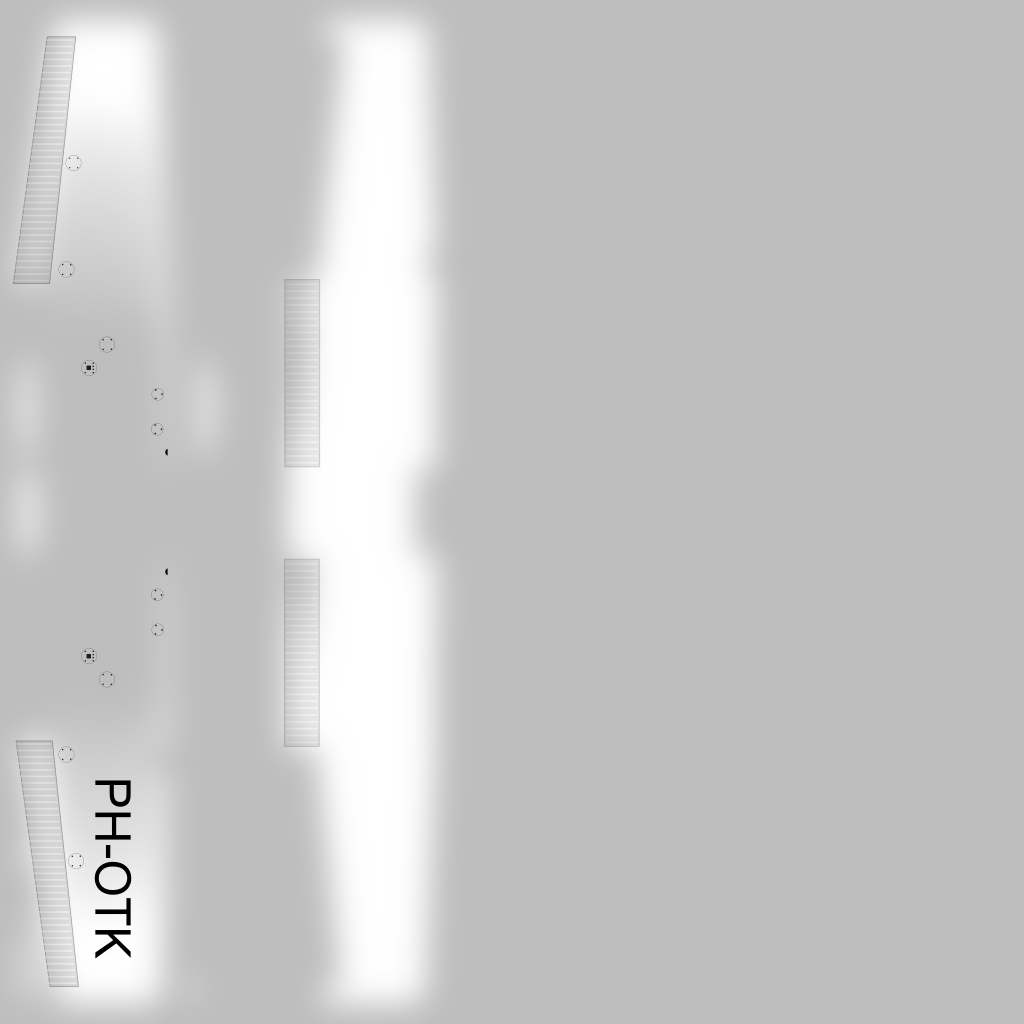
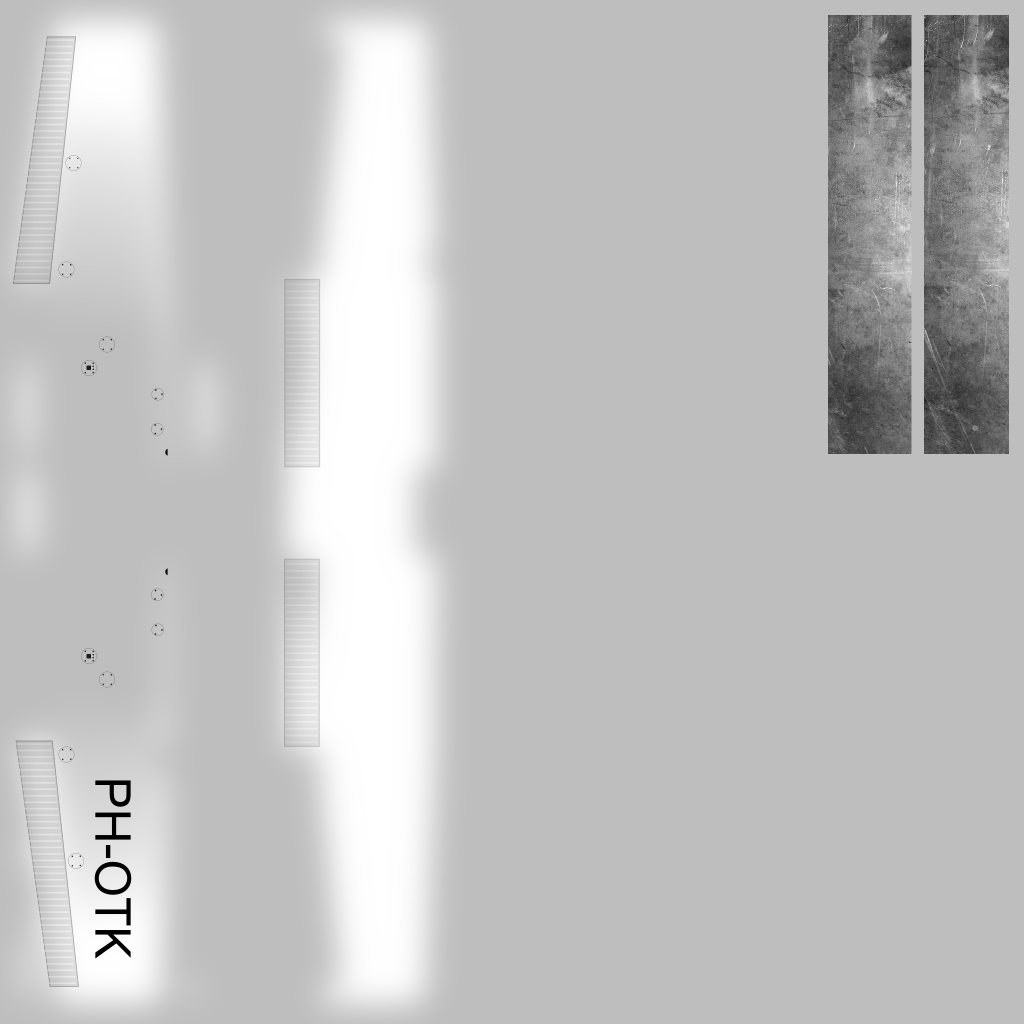
The second 1024×1024 image is a revision of the first. Changes to its layers:
added layer "Clipboard #2" above "Clipboard #1" over [828, 15, 1009, 454]
